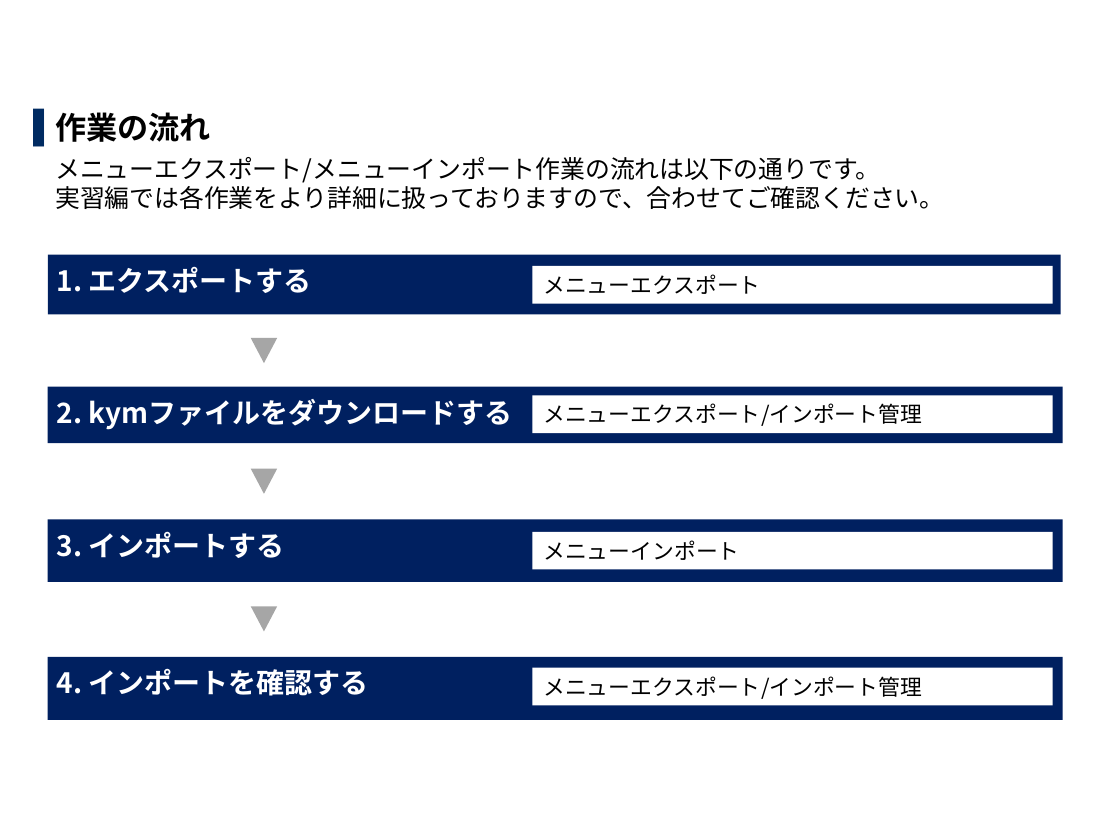
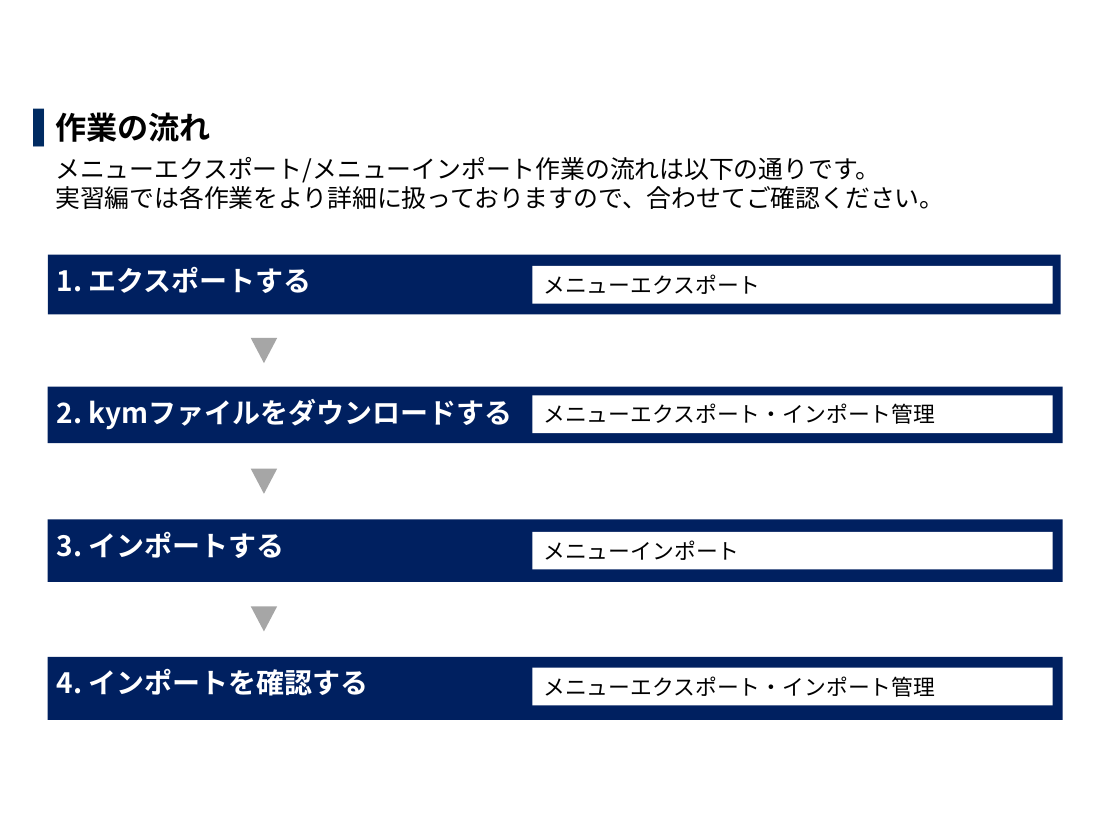
Before and after one commit to exastro-suite/it-automation-docs, a slide deck: slide 8 of asset/Learn_ja/ITA-export-import_classroom_lecture.pptx. Drawn at 1120x840 pixels with LibreOffice and Linux fonts; fonts in the diff are those of the drawing; background and template pictures are left out. Boxes give left, top, right and bottom in pixels: in the first picture for what was removed or moved away, otherwise in the second. Text is boxed around its words. In the diff, an @@ line names an element or a change of style, - is before the commit and + after.

```diff
--- a/asset/Learn_ja/ITA-export-import_classroom_lecture.pptx
+++ b/asset/Learn_ja/ITA-export-import_classroom_lecture.pptx
@@ text in rectangle at (543, 403, 935, 424): text changed @@
-メニューエクスポート/インポート管理
+メニューエクスポート・インポート管理
@@ text in rectangle at (543, 676, 935, 697): text changed @@
-メニューエクスポート/インポート管理
+メニューエクスポート・インポート管理
```
Also in this commit, not shown: 13 other slides changed, 3 slides added, 1 other file.
